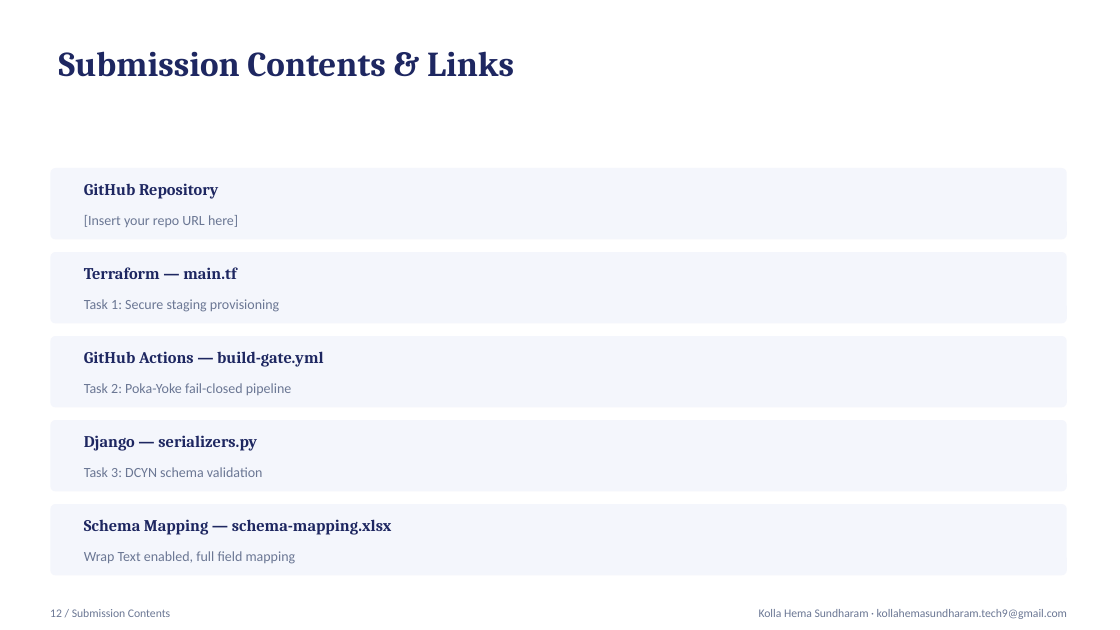
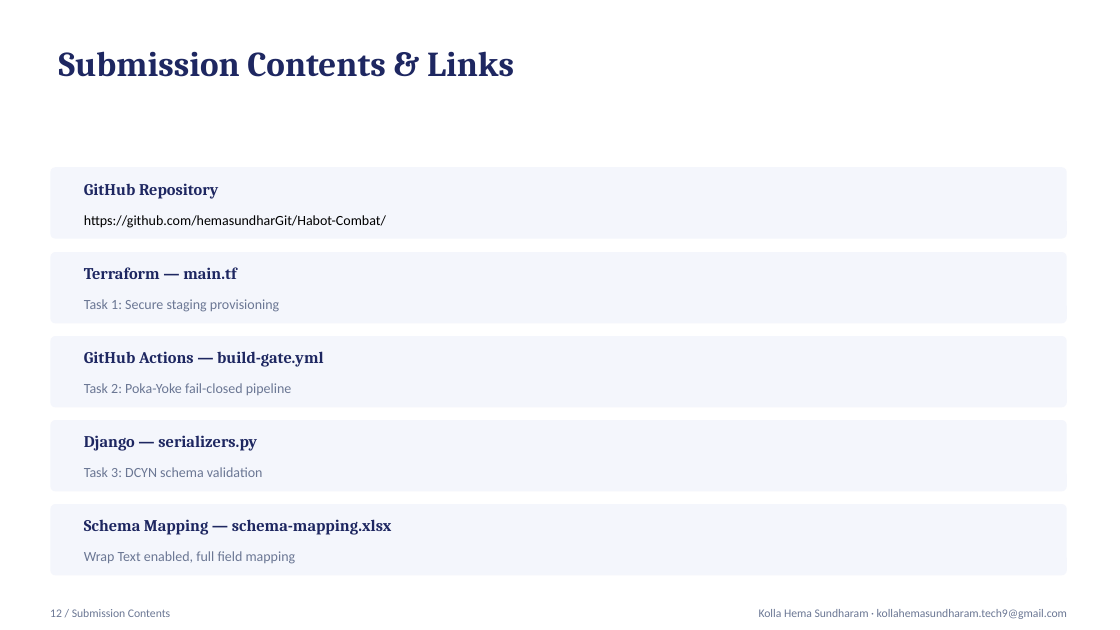
Before and after one commit to hemasundharGit/Habot-Combat, a slide deck: slide 12 of presentation/HabotConnect_Hiring_Project_Presentation.pptx (slide 13 before the commit). Drawn at 1120x630 pixels with LibreOffice and Linux fonts; fonts in the diff are those of the drawing. Boxes give left, top, right and bottom in pixels: in the first picture for what was removed or moved away, otherwise in the second. Text is boxed around its words. In the diff, an @@ line names an element or a change of style, - is before the commit and + after.

Commit message:
presentation changes added

```diff
--- a/presentation/HabotConnect_Hiring_Project_Presentation.pptx
+++ b/presentation/HabotConnect_Hiring_Project_Presentation.pptx
@@ text at [84,215,386,228]: text changed; text colour #6B7794 to #000000 @@
-[Insert your repo URL here]
+https://github.com/hemasundharGit/Habot-Combat/
```
Also in this commit, not shown: 1 slide removed.
